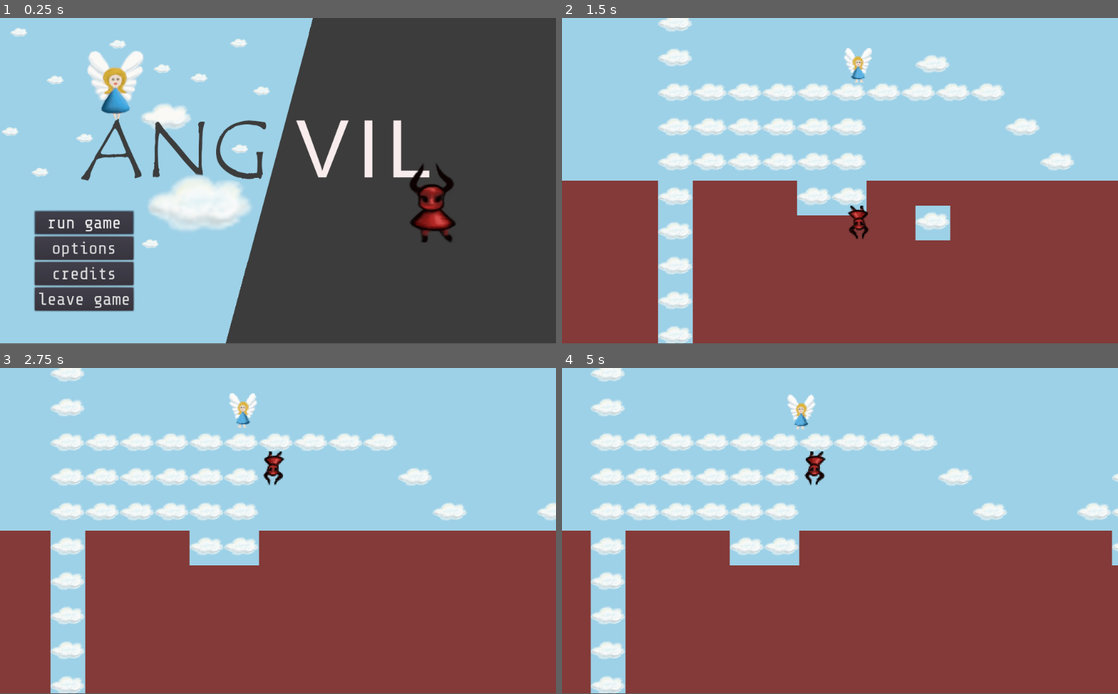
Above: before the commit, frames 1-4 (two rows, left to right).
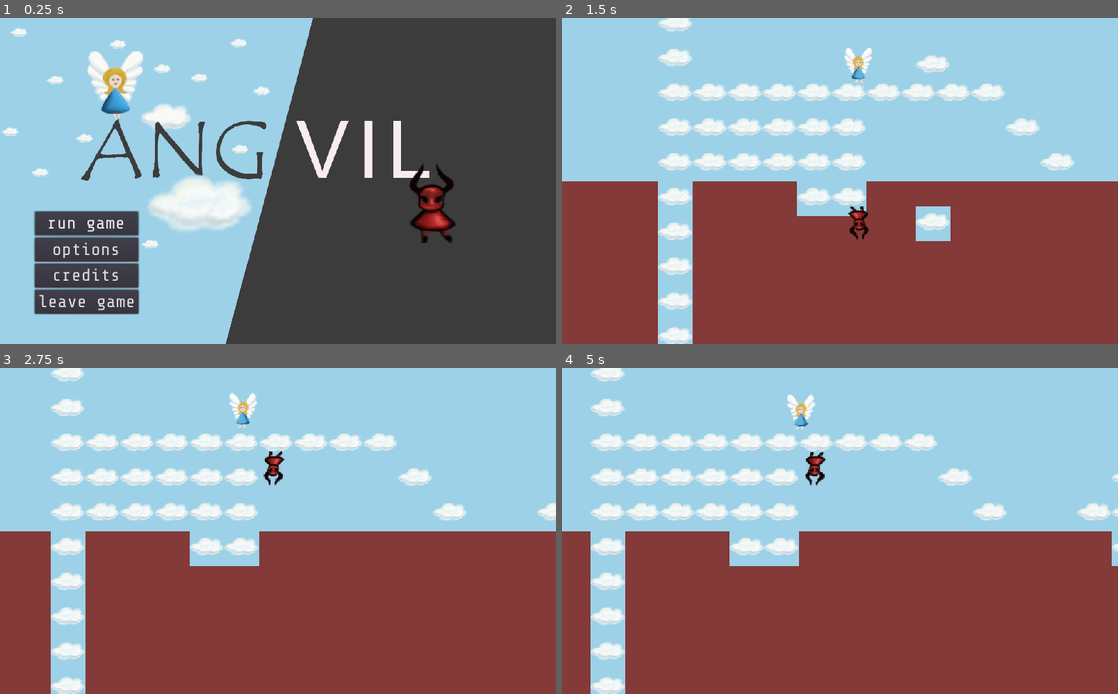
Above: after the commit, the same moments.

Repository: ang-vil/angvil
Game: Godot game, scene res://scenes/menu.tscn
Two runs of this game, one before a commit and one after it. Both use one fixed random seed, a clock stepped at 60 frames per second and the inputs below.
Inputs:
- Up to frame 1 (0.25 s): no input
- Up to frame 2 (1.5 s): click "run game" at 0.5 s; tap Enter at 1.25 s; hold Right (key_right) from 1.28 s (still down); tap Space (shoot) at 1.35 s
- Up to frame 3 (2.75 s): release Right (key_right) at 2.03 s; hold Left (key_left) from 2.03 s (still down); tap Space (shoot) at 2.1 s
- Up to frame 4 (5 s): release Left (key_left) at 2.78 s; hold Right (key_right) 2.78-3.53 s; tap Space (shoot) at 2.85, 3.6, 4.35 s; hold Up (key_up) 3.53-4.28 s; hold Left (key_left) from 4.28 s (still down)
In our replay, the window is 800x468 before the commit and 800x469 after it. These sizes can differ from the game's own. Grey fills any space a smaller window leaves; there, only what the larger window draws over its background counts as a difference.

The runs differ from the first frame. In frame 1, 3.1% of the frame differs, in the area x 0-81%, y 0-100%; in frame 2, 0.9%; in frame 3, 0.8%; in frame 4, 0.9%.

Commit message:
Get rid of black bars

Diff:
--- a/project.godot
+++ b/project.godot
@@ -16,8 +16,8 @@
 [display]
 
 window/dpi/allow_hidpi=true
-window/stretch/mode="viewport"
-window/stretch/aspect="keep"
+window/stretch/mode="2d"
+window/stretch/aspect="expand"
 
 [global]
 
